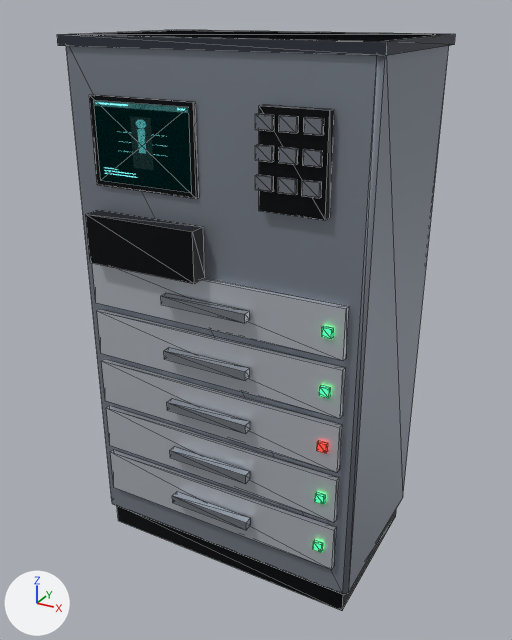
Two versions of the glTF model godot/models/medcabinet/medcabinet_drug_dispensing_cabinet.glb, one commit apart.
One viewpoint serves both versions: a 50 mm lens placed at (1.1, -2.01, 1.87), pointed at (0.01, -0.03, 0.88). Lighting does not change. The marker at lower left points along +X, +Y and +Z. The picture after the commit comes second. Mesh edges are drawn as thin lines. Vertices at exactly the same position are counted once.

In view in the first picture: 'medcabinet_drug_dispensing_cabinet'.
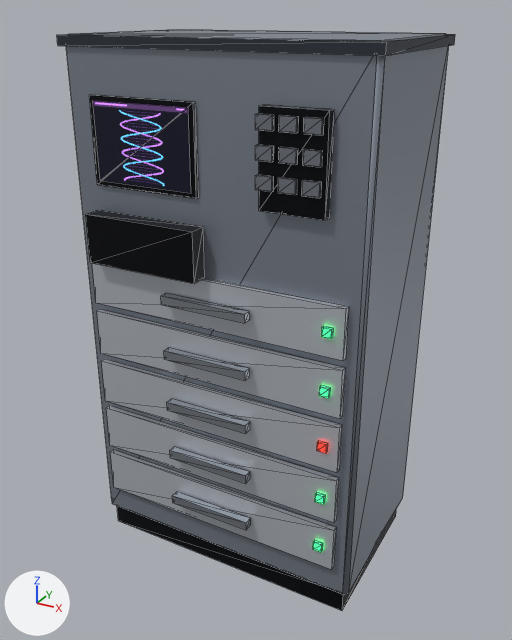
What changed in the scene script:
```text
Add img_dna:
    img_dna = load_image('dna', '_unpacked/dna', 256, 256, 'sRGB')
Add mat_screen_dna:
    mat_screen_dna = bpy.data.materials.new('screen_dna')
    # colours: black #000000
    # uses the picture img_dna
Change me_body:
    where me_body.from_pydata(...)  # 260 vertices, 394 faces; spans x -0.51..0.51, y -0.36..0.31, z 0.0..1.8
    used by ob_medcabinet_drug_dispensing_cabinet; location = (0.0, 0.0, 0.0)
    me_body part 1
    4 vertices are removed from x -0.49..0.49, y -0.29..0.29, z 1.8
    202 faces are deleted
    4 vertices are added at (-0.49, -0.28, 1.8), (-0.49, 0.28, 1.8), (0.49, -0.28, 1.8), (0.49, 0.28, 1.8)
    24 new faces join them, mat_black_metal (black #17191d)
    28 new faces join them, mat_hull_mid (grey #8d95a1)
    6 new faces join them, mat_hull_dark (greyish blue #3c424c)
    54 new faces join them, mat_plastic_grey (grey #6b7078)
    30 new faces join them, mat_hull_light (light grey #c9ced6)
    30 new faces join them, mat_steel (grey #a7adb5)
    24 new faces join them, mat_em_green (black #000000, glowing green #2dff6a)
    6 new faces join them, mat_em_red (black #000000, glowing red #ff2a1f)
    me_body part 2: 2 faces spanning x -0.39..-0.05, y -0.31, z 1.38..1.62 switch from mat_screen_medical to mat_screen_dna
```

Boxes (x1, y1, x2, y2) around the edits, measured in the pictures (512 x 640 px; the box of a moved part takes in the faces that stretch with it):
'medcabinet_drug_dispensing_cabinet', reshaped: before (57, 30, 455, 611); after (57, 29, 455, 611)
part 1 of me_body, moved or reshaped: before (57, 30, 455, 611); after (57, 29, 455, 611)
part 2 of me_body, recoloured (lighter): (94, 101, 191, 193) in both
